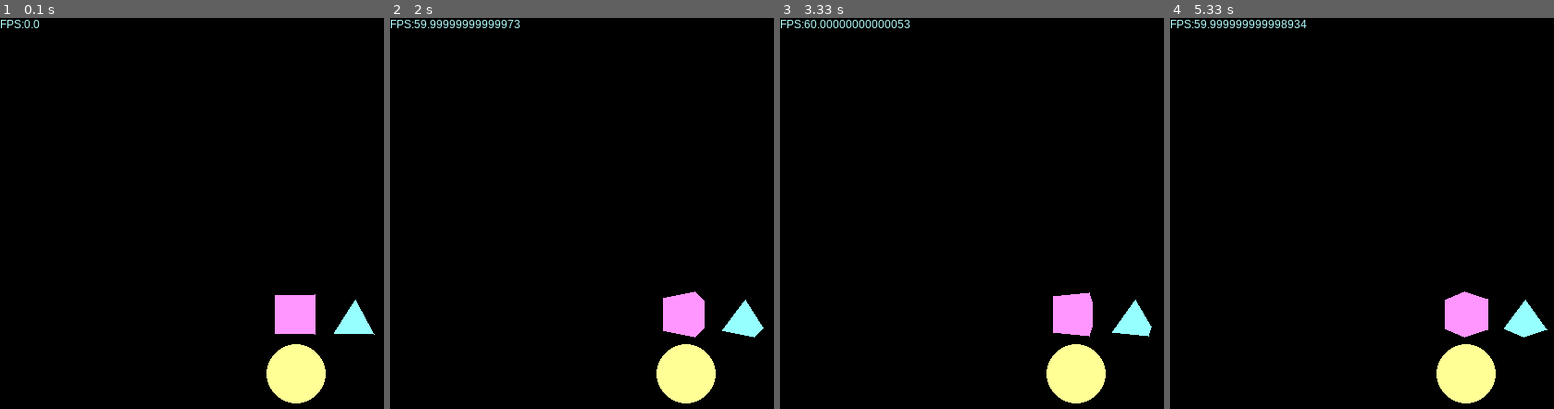
Above: before the commit, frames 1-4 (left to right).
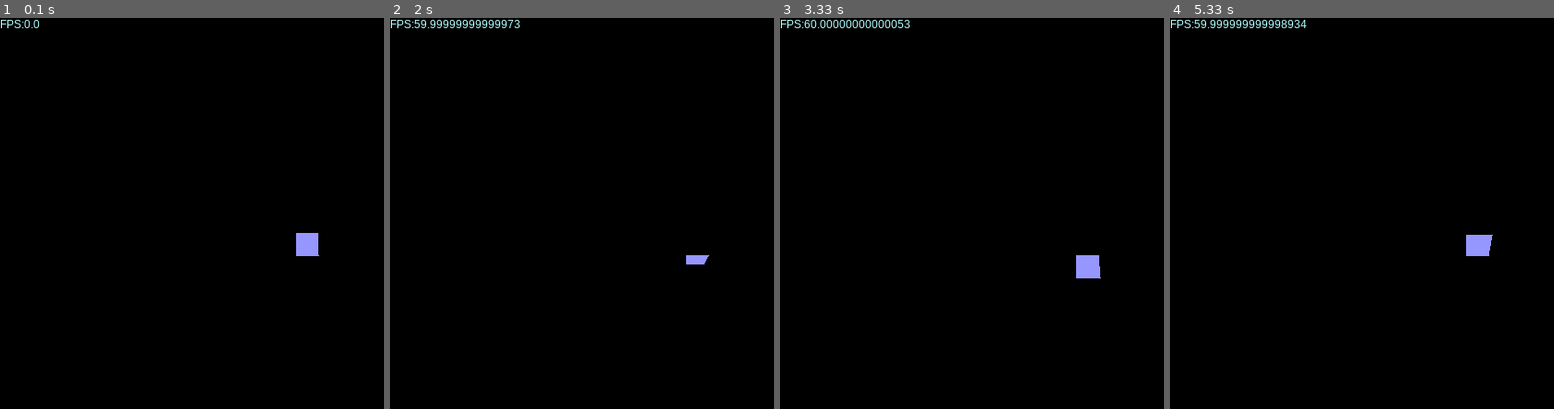
Above: after the commit, the same moments.

Repository: SuperFola/Pygame3D
Game: pygame game, started from engine.py
The game is run twice, just before and just after one commit, with the same random seed, the same clock (stepped at 60 frames per second) and the same inputs.
Inputs:
- Up to frame 1 (0.1 s): no input
- Up to frame 2 (2 s): no input
- Up to frame 3 (3.33 s): no input
- Up to frame 4 (5.33 s): no input

The runs differ from the first frame. In frame 1, 3.7% of the frame differs, in the area x 69-98%, y 54-99%; in frame 2, 3.5%; in frame 3, 3.7%; in frame 4, 3.8%, in the area x 69-99%, y 55-99%.

Commit message:
Ajout du carré

Diff:
--- a/engine.py
+++ b/engine.py
@@ -82,6 +82,65 @@
 
     def from_pos(self, pos):
         return self.vector2[0] + pos[0], self.vector2[1] + pos[1]
+
+
+class Square:
+    def __init__(self, color=(255, 255, 255), size1=256, size2=256, xpos=0, ypos=0, zpos=0):
+        self.color = color
+        self.size1 = size1
+        self.size2 = size2
+        self.points = [
+            Point3D(0, 0, 0),
+            Point3D(1, 0, 0),
+            Point3D(1, 1, 0),
+            Point3D(0, 1, 0)
+        ]
+        self.xpos = xpos
+        self.ypos = ypos
+        self.zpos = zpos
+        self.angleX = 0
+        self.angleY = 0
+        self.angleZ = 0
+
+    def draw(self, screen, var=0):
+        t = []
+        for v in self.points:
+            r = v.rotateX(self.angleX).rotateY(self.angleY).rotateZ(self.angleZ)
+            p = r.project(screen.get_width(), screen.get_height(), (self.size1 + self.size2) // 2, 4 + self.zpos)
+            if not var:
+                screen.fill(self.color, (p.x + self.xpos, p.y + self.ypos, self.size, self.size))
+            t.append(p)
+        if var == 1:
+            pygame.draw.line(screen, self.color, (t[0].x + self.xpos, t[0].y + self.ypos), (t[1].x + self.xpos, t[1].y + self.ypos))
+            pygame.draw.line(screen, self.color, (t[1].x + self.xpos, t[1].y + self.ypos), (t[2].x + self.xpos, t[2].y + self.ypos))
+            pygame.draw.line(screen, self.color, (t[2].x + self.xpos, t[2].y + self.ypos), (t[3].x + self.xpos, t[3].y + self.ypos))
+            pygame.draw.line(screen, self.color, (t[3].x + self.xpos, t[3].y + self.ypos), (t[0].x + self.xpos, t[0].y + self.ypos))
+        if var == 2:
+            points = [
+                (t[0].x + self.xpos, t[0].y + self.ypos),
+                (t[1].x + self.xpos, t[1].y + self.ypos),
+                (t[2].x + self.xpos, t[2].y + self.ypos),
+                (t[3].x + self.xpos, t[3].y + self.ypos)
+            ]
+            pygame.draw.polygon(screen, self.color, points)
+
+    def rotateX(self, dir=1):
+        self.angleX += dir
+
+    def rotateY(self, dir=1):
+        self.angleY += dir
+
+    def rotateZ(self, dir=1):
+        self.angleZ += dir
+
+    def moveX(self, dir=1):
+        self.xpos += dir
+
+    def moveY(self, dir=1):
+        self.ypos += dir
+
+    def moveZ(self, dir=1):
+        self.zpos += dir
 
 
 class Pyramide:
@@ -202,7 +261,7 @@
             # Transform the point from 3D to 2D
             p = r.project(screen.get_width(), screen.get_height(), self.crate_size, 4 + self.zpos)
             if not var:
-                screen.fill(self.color, (p.x, p.y, self.size, self.size))
+                screen.fill(self.color, (p.x + self.xpos, p.y + self.ypos, self.size, self.size))
             t.append(p)
         if var == 1:
             for f in self.faces:
@@ -221,10 +280,10 @@
                 face_index = tmp[0]
                 f = self.faces[face_index]
                 points = [
-                    (t[f[0]].x, t[f[0]].y), (t[f[1]].x, t[f[1]].y),
-                    (t[f[1]].x, t[f[1]].y), (t[f[2]].x, t[f[2]].y),
-                    (t[f[2]].x, t[f[2]].y), (t[f[3]].x, t[f[3]].y),
-                    (t[f[3]].x, t[f[3]].y), (t[f[0]].x, t[f[0]].y)
+                    (t[f[0]].x + self.xpos, t[f[0]].y + self.ypos), (t[f[1]].x + self.xpos, t[f[1]].y + self.ypos),
+                    (t[f[1]].x + self.xpos, t[f[1]].y + self.ypos), (t[f[2]].x + self.xpos, t[f[2]].y + self.ypos),
+                    (t[f[2]].x + self.xpos, t[f[2]].y + self.ypos), (t[f[3]].x + self.xpos, t[f[3]].y + self.ypos),
+                    (t[f[3]].x + self.xpos, t[f[3]].y + self.ypos), (t[f[0]].x + self.xpos, t[f[0]].y + self.ypos)
                 ]
                 pygame.draw.polygon(screen, self.color, points)
 
@@ -296,6 +355,10 @@
         self.fps = 60
         self.clock = pygame.time.Clock()
 
+    def create_squares(self):
+        print("Creating squares ...")
+        self.objects.append(Square(color=(150, 150, 255), size1=64, size2=128, ypos=-64))
+
     def create_crates(self):
         print("Creating crates ...")
         self.objects.append(Crate(crate_size=64, xpos=0, color=(255, 150, 255)))
@@ -314,7 +377,7 @@
 
     def rotate_objects(self):
         for i in range(len(self.objects)):
-            self.objects[i].rotateY(1)
+            self.objects[i].rotateX(1)
 
     def run(self):
         while 1:
@@ -341,9 +404,10 @@
     pygame.font.init()
     screen = pygame.display.set_mode((640, 640))
     game = Game(screen)
-    game.create_pyramides()
+    game.create_squares()
+    """game.create_pyramides()
     game.create_crates()
-    game.create_spheres()
+    game.create_spheres()"""
     print("Generation took %3f" % (time.time() - start))
     print("Running demo ...")
     game.run()
